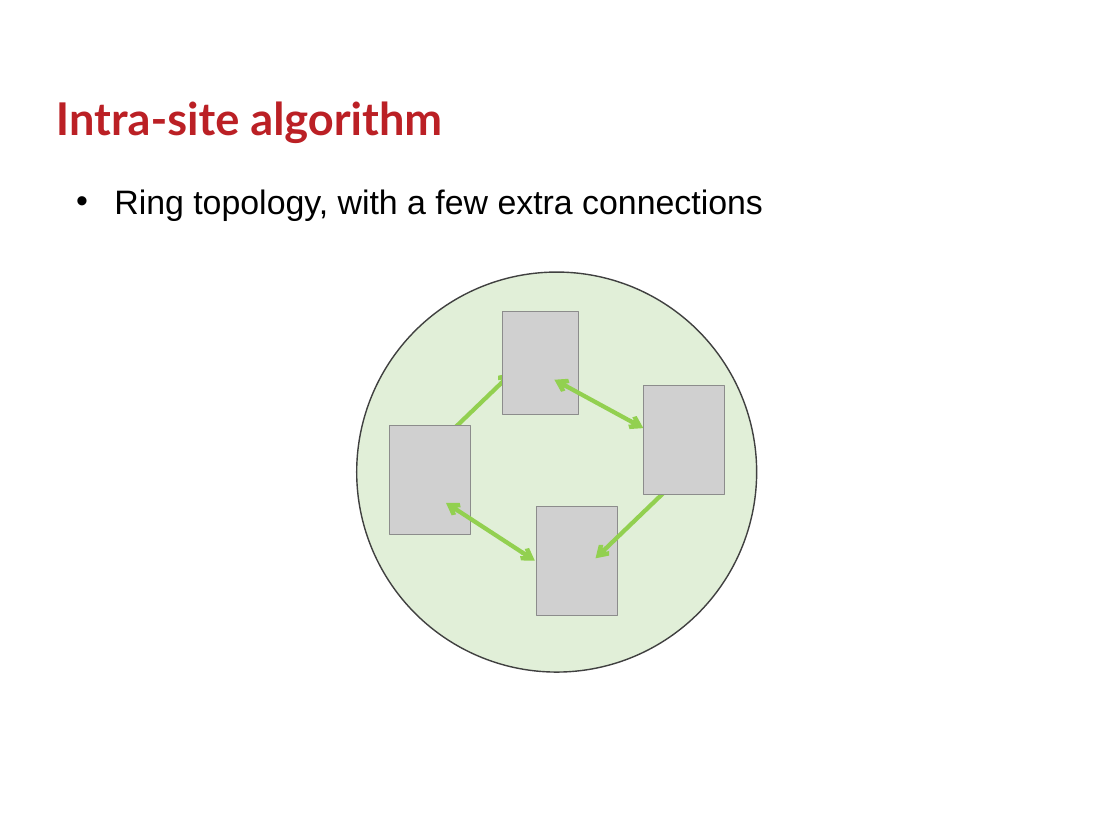
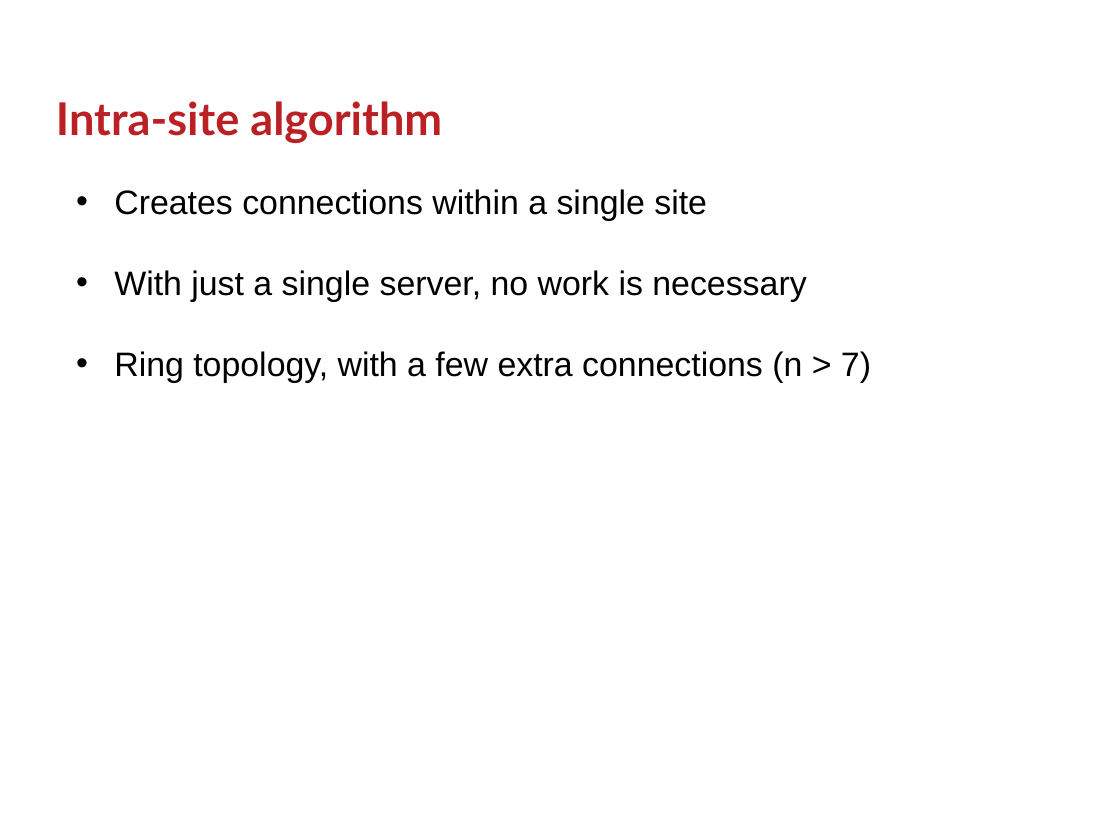
Before and after one commit to GSam/Slides, a slide deck: slide 12 of Samba KCC.pptx. Drawn at 1120x840 pixels with LibreOffice and Linux fonts; fonts in the diff are those of the drawing; grey boxes stand for pictures; background and template pictures are left out. Boxes give left, top, right and bottom in pixels: in the first picture for what was removed or moved away, otherwise in the second. Text is boxed around its words. In the diff, an @@ line names an element or a change of style, - is before the commit and + after.

```diff
--- a/Samba KCC.pptx
+++ b/Samba KCC.pptx
@@ text at bbox=[114, 189, 871, 383]: text changed @@
-• Ring topology, with a few extra connections
+• Creates connections within a single site
+• With just a single server, no work is necessary
+• Ring topology, with a few extra connections (n > 7)
@@ freeform shape removed at bbox=[357, 272, 757, 673] @@
@@ picture removed at bbox=[503, 312, 579, 415] @@
@@ double arrow removed from (412, 470) to (512, 373) @@
@@ double arrow removed from (555, 380) to (643, 428) @@
@@ picture removed at bbox=[643, 386, 725, 495] @@
@@ picture removed at bbox=[389, 426, 471, 535] @@
@@ double arrow removed from (596, 559) to (696, 461) @@
@@ double arrow removed from (446, 503) to (535, 561) @@
@@ picture removed at bbox=[537, 506, 618, 615] @@
```
Also in this commit, not shown: 13 other slides changed, 11 slides added, 7 slides removed, 1 other file.
